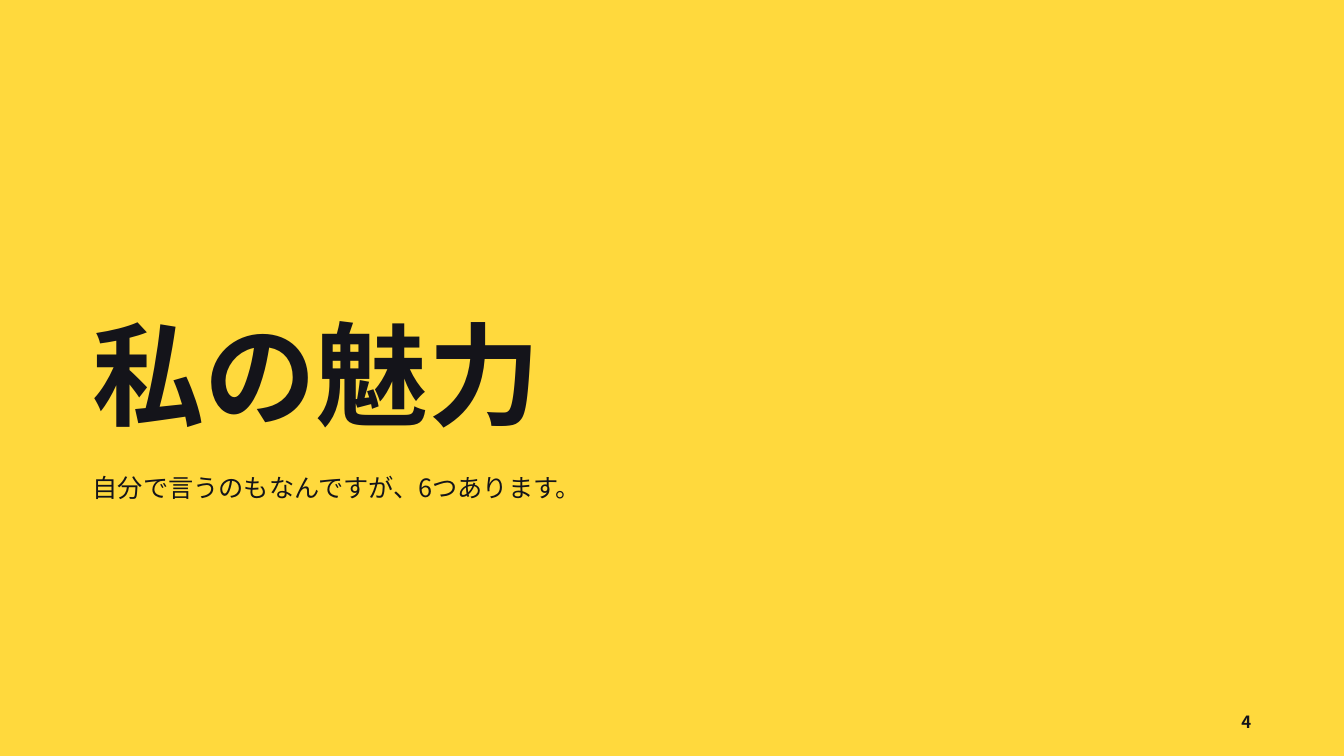
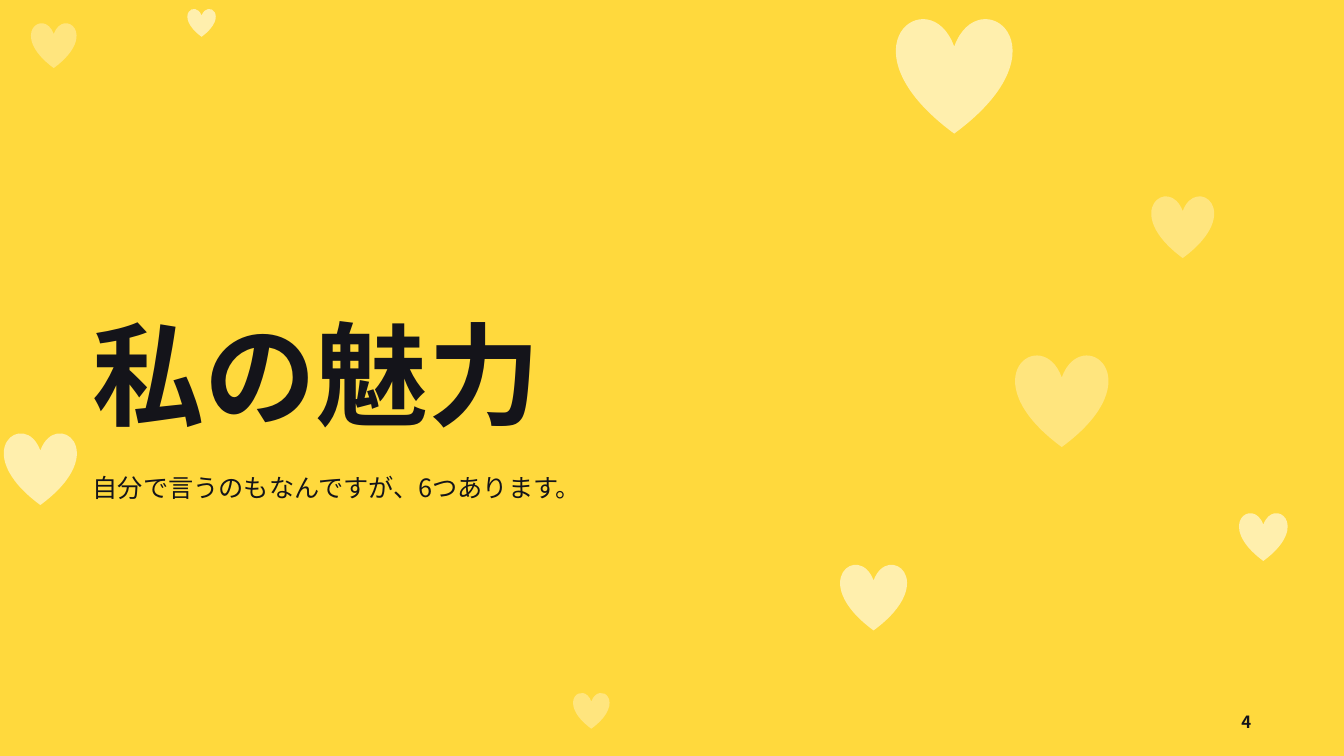
Before and after one commit to ayaka1933-glitch/portfolio, a slide deck: slide 4 of proposal/ふたりの計画のご提案.pptx. Drawn at 1344x756 pixels with LibreOffice and Linux fonts; fonts in the diff are those of the drawing. Boxes give left, top, right and bottom in pixels: in the first picture for what was removed or moved away, otherwise in the second. Text is boxed around its words. In the diff, an @@ line names an element or a change of style, - is before the commit and + after.

```diff
--- a/proposal/ふたりの計画のご提案.pptx
+++ b/proposal/ふたりの計画のご提案.pptx
@@ heart added at box(31, 23, 77, 69), fill #FFE57E @@
@@ heart added at box(188, 9, 216, 37), fill #FFEFAD @@
@@ heart added at box(896, 17, 1012, 133), fill #FFEFAD @@
@@ heart added at box(1151, 196, 1214, 258), fill #FFE57E @@
@@ heart added at box(1015, 355, 1108, 448), fill #FFE57E @@
@@ heart added at box(4, 433, 77, 505), fill #FFEFAD @@
@@ heart added at box(1239, 512, 1288, 561), fill #FFEFAD @@
@@ heart added at box(841, 564, 907, 630), fill #FFEFAD @@
@@ heart added at box(574, 693, 610, 729), fill #FFE57E @@
```
Also in this commit, not shown: 4 other slides changed, 3 other files.
